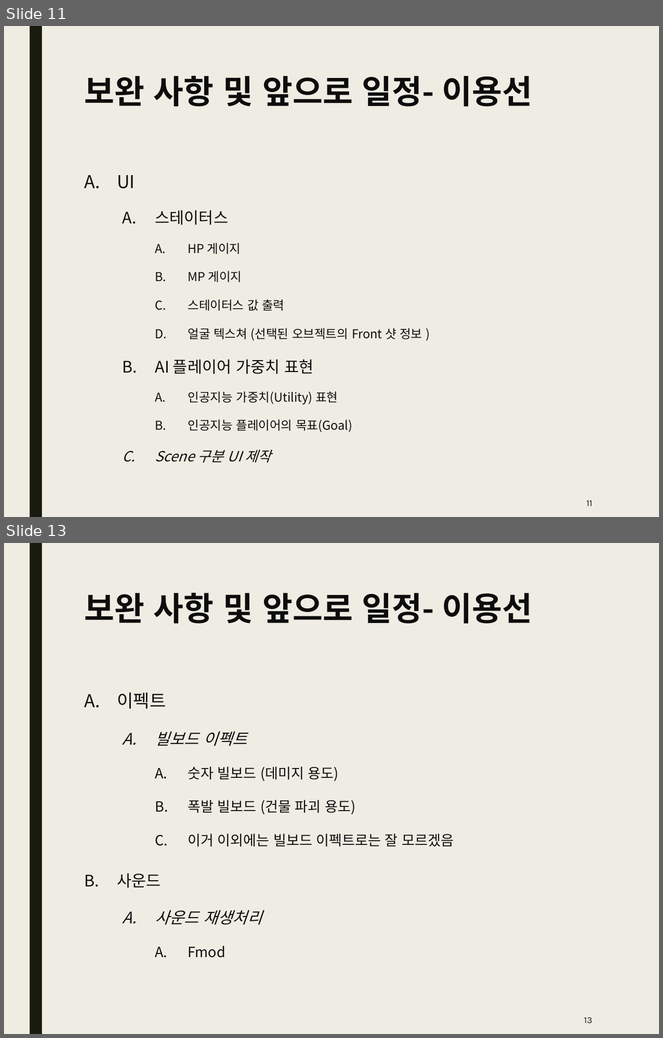
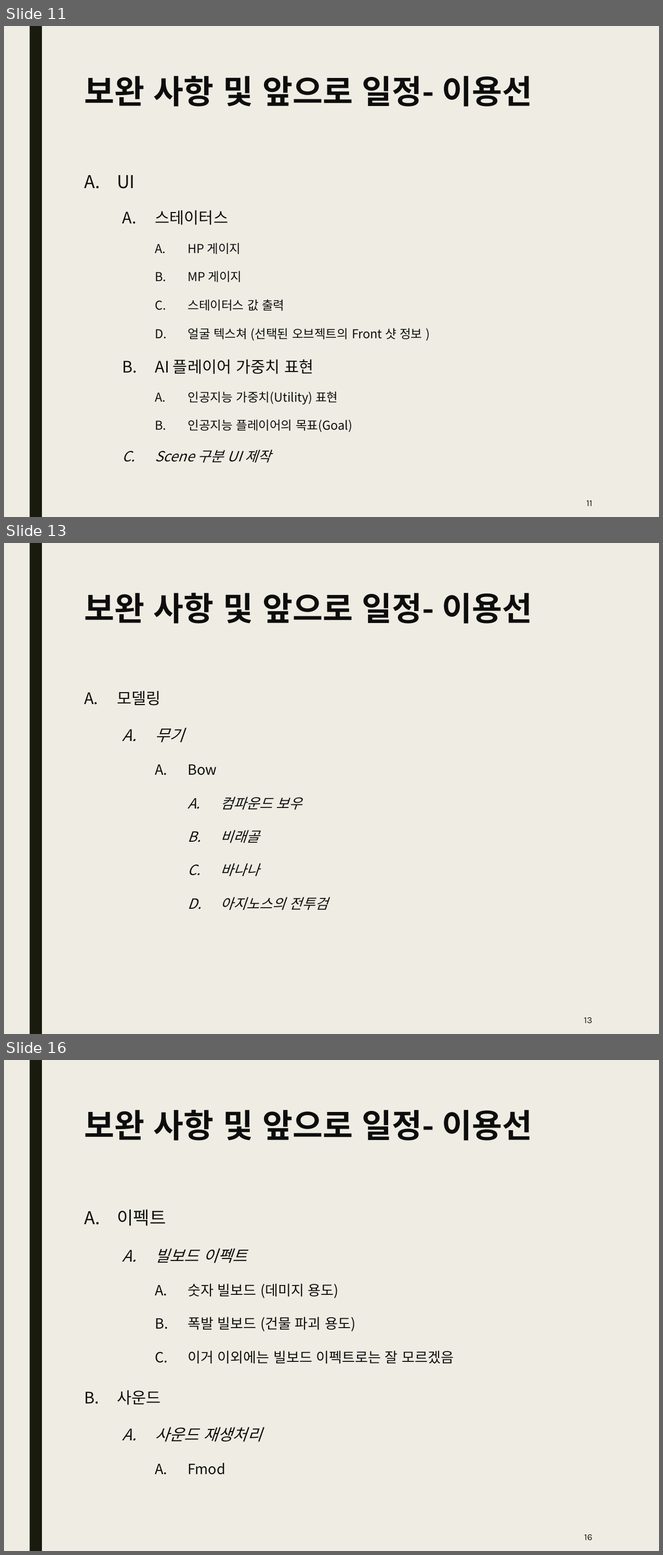
Before and after one commit to Kim2Kang/Documents, a slide deck: 진행사항.pptx. Shown one above the other, each under a label of ours: slides 11 and 13 before the commit, slides 11, 13 and 16 after it; the slides between them are not shown. The pictures are 663x1038 and 663x1555 pixels, drawn with LibreOffice and Linux fonts; fonts in the diff are those of the drawing. Boxes give left, top, right and bottom in pixels: in the first picture for what was removed or moved away, otherwise in the second. Text is boxed around its words. In the diff, an @@ line names an element or a change of style, - is before the commit and + after.

Commit message:
진행사항 업로드
진행사항 업로드

```diff
--- a/진행사항.pptx
+++ b/진행사항.pptx
@@ slide 13 added at <box>4,543,659,1034</box>, background #EFEDE3; not listed: 1 template element that a slide beside it also shows @@
@@ title added at <box>84,593,532,624</box>, 36 pt, text #0D0D0D, bold @@
+보완 사항 및 앞으로 일정- 이용선
@@ text added at <box>117,691,328,910</box>, 15.5 pt, text #0D0D0D, italic @@
+A. 모델링
+  A. 무기
+    A. Bow
+      A. 컴파운드 보우
+      B. 비래골
+      C. 바나나
+      D. 아지노스의 전투검
@@ page number added at <box>584,1018,593,1023</box>, 10 pt, text #191B0E @@
+13
@@ what was slide 13 is now slide 16 @@
@@ page number at <box>584,1535,593,1540</box>: text changed @@
-13
+16
```
Also in this commit, not shown: 2 slides changed, 2 other slides added.
